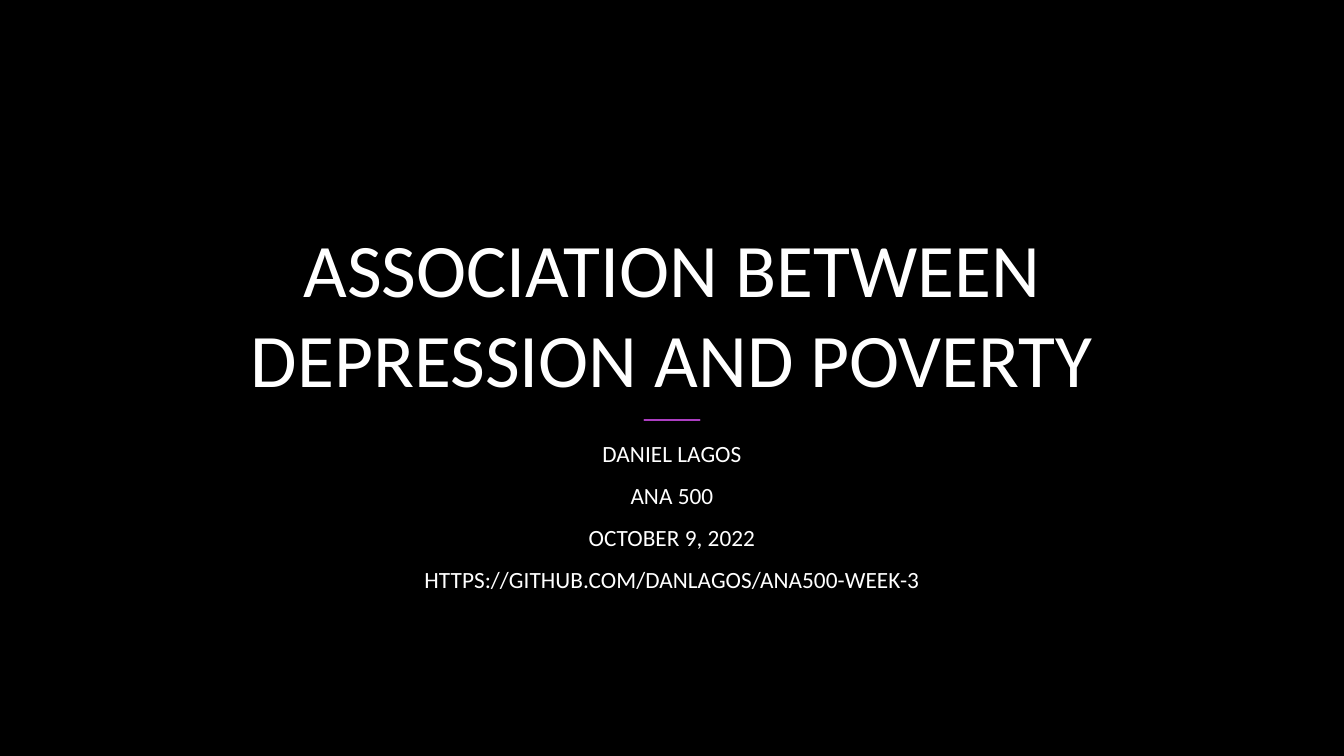
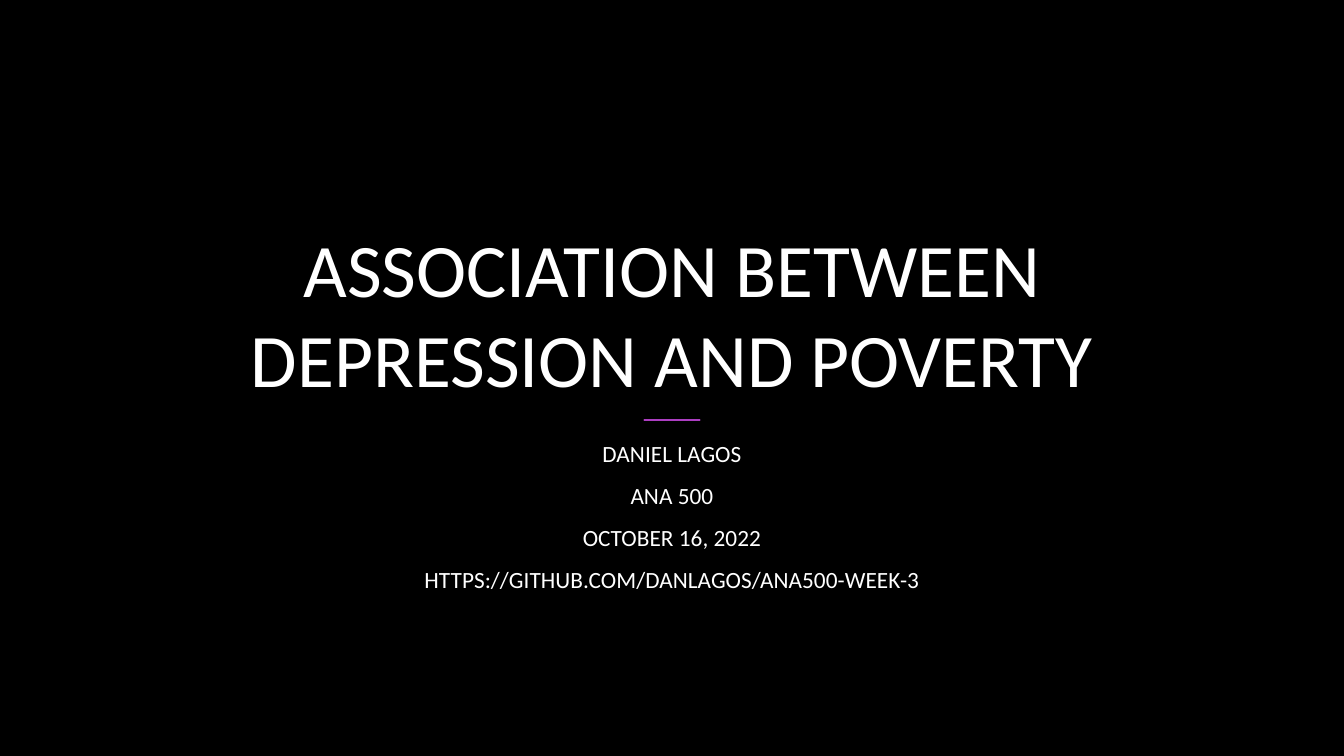
Before and after one commit to danlagos/ANA500-Week-3, a slide deck: slide 1 of Depression and Poverty.pptx. Drawn at 1344x756 pixels with LibreOffice and Linux fonts; fonts in the diff are those of the drawing; background and template pictures are left out. Boxes give left, top, right and bottom in pixels: in the first picture for what was removed or moved away, otherwise in the second. Text is boxed around its words. In the diff, an @@ line names an element or a change of style, - is before the commit and + after.

```diff
--- a/Depression and Poverty.pptx
+++ b/Depression and Poverty.pptx
@@ subtitle at [583,530,761,549]: text changed @@
-OCTOBER 9, 2022
+OCTOBER 16, 2022
```
Also in this commit, not shown: 8 other slides changed, 1 slide added, 2 other files.
